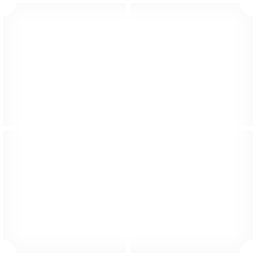
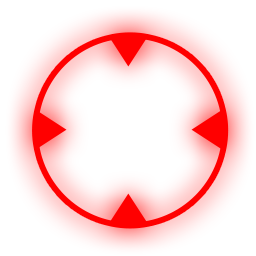
Before/after of a 256 x 256 layered artwork. What changed in the layer stack:
added layer "Group 1" above "Shape 1" over (x1=32, y1=32, x2=229, y2=229)
hid "Shape 1", painted on it over (x1=3, y1=3, x2=253, y2=253)
hid "Rectangle 2" over (x1=3, y1=3, x2=253, y2=253)
hid "Ellipse 1 copy 5" over (x1=4, y1=239, x2=17, y2=252)
hid "Ellipse 1 copy 4" over (x1=4, y1=4, x2=17, y2=17)
hid "Ellipse 1 copy 3" over (x1=239, y1=4, x2=252, y2=17)
hid "Ellipse 1 copy 2" over (x1=239, y1=239, x2=252, y2=252)
